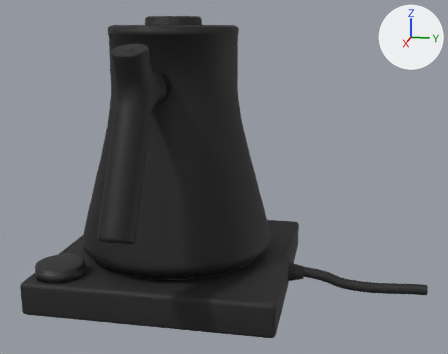
A saved change to the Blender file blender/kettle.blend.
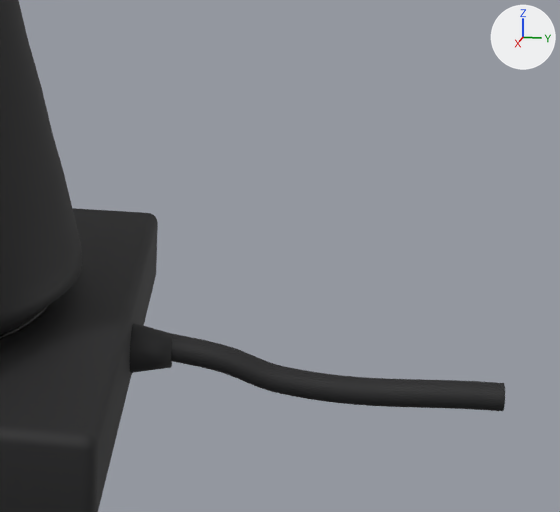
Each version appears first whole from a 50 mm camera at (0.443, 0.123, 0.19) aimed at (0.007, 0.036, 0.081), and next in a close-up on the part from 54% to 100% of the width and 40% to 94% of the height. The lights are fixed; the arrows at upper right show +X, +Y and +Z. The last two pictures show the newer version.

The first close-up shows 'Base', 'Body', 'CordRelief', 'PowerCord' and 1 more.
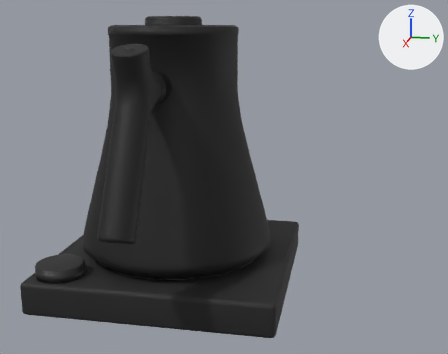
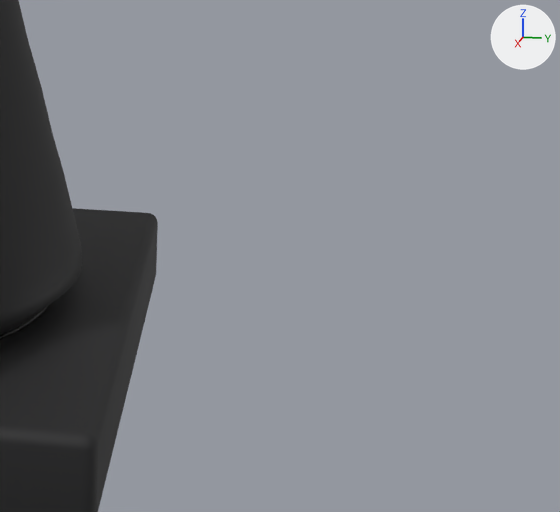
Commit message: fix(store-layout): remove power cord from kettle model to match official depth

Boxes [x1, y1, x2, y2] around the edits, measured in the close-ups (560 x 512 px):
'PowerCord', deleted (black)
    before: [167, 333, 505, 411]
'CordRelief', deleted (black)
    before: [130, 323, 172, 373]

Diff of the bpy script that builds the scene:
```diff
--- a/blender/kettle.blend.py
+++ b/blender/kettle.blend.py
@@ ob_cordrelief @@
-ob_cordrelief = bpy.data.objects.new('CordRelief', me_cordrelief)
-ob_cordrelief.parent = ob_fellowstaggekgpro
-ob_cordrelief.location = (0.0, 0.0, 0.0)
@@ ob_powercord @@
-ob_powercord = bpy.data.objects.new('PowerCord', me_powercord)
-ob_powercord.parent = ob_fellowstaggekgpro
-ob_powercord.location = (0.0, 0.0, 0.0)
```
